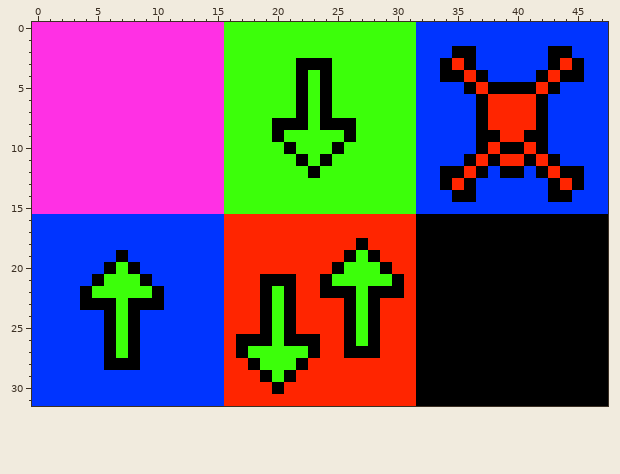
Pixel-art sprite: Shadow_Dancer/levels/blocks.png. The first picture shows the starting point.
The file is 48x32 pixels.
New version:
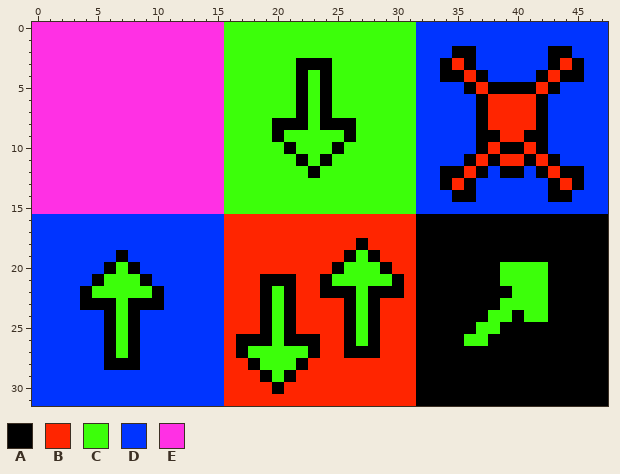
Palette (. is transparent): A #000000  B #ff2500  C #3cff0a  D #0034ff  E #ff30e4
Diff:
Colour A gives way to colour C in rows 20 to 21 at x 39 to 42; in row 22 at x 40 to 42; in row 23 at x 39 to 42; in row 24 at x 38 to 39 and 41 to 42; in row 25 at x 37 to 38; in row 26 at x 36 to 37.
